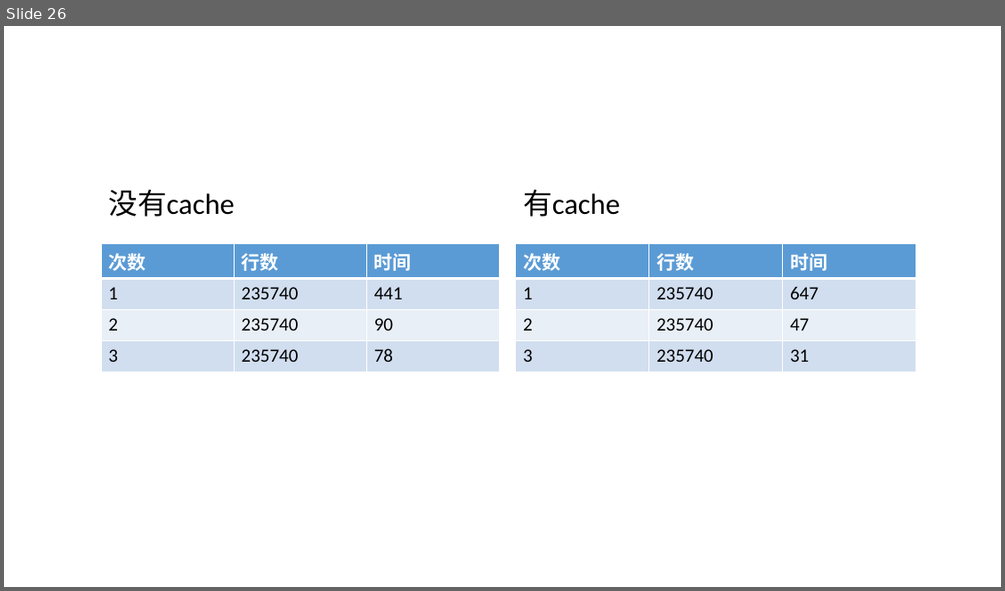
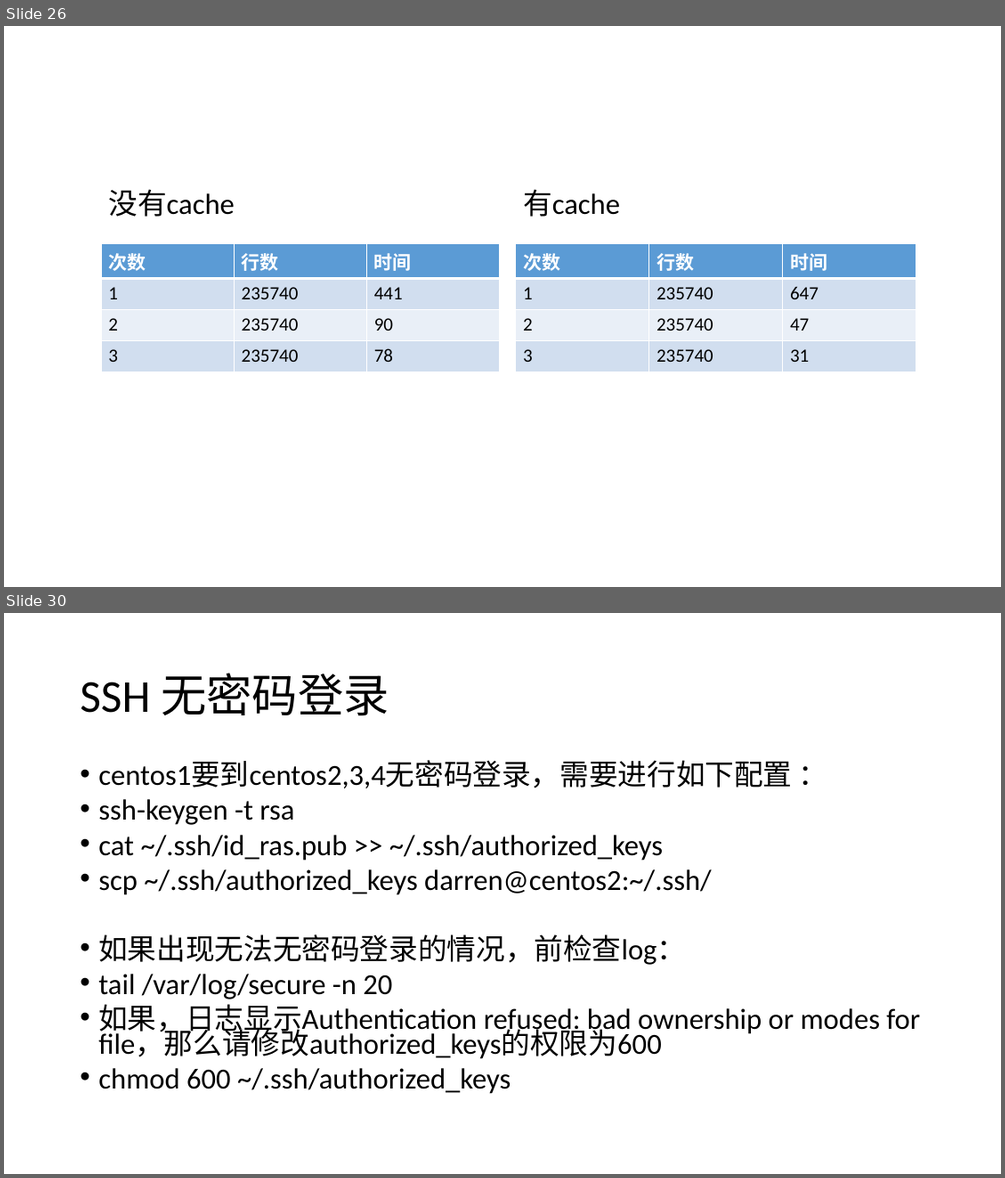
Before and after one commit to zhangpanfeng/darren-spark, a slide deck: doc/Spark.pptx. Shown one above the other, each under a label of ours: slide 26 before the commit, slides 26 and 30 after it; the slides between them are not shown. The pictures are 1005x591 and 1005x1178 pixels, drawn with LibreOffice and Linux fonts; fonts in the diff are those of the drawing. Boxes give left, top, right and bottom in pixels: in the first picture for what was removed or moved away, otherwise in the second. Text is boxed around its words. In the diff, an @@ line names an element or a change of style, - is before the commit and + after.

```diff
--- a/doc/Spark.pptx
+++ b/doc/Spark.pptx
@@ slide 30 added at <box>4,613,1001,1174</box>, background #FFFFFF @@
@@ title added at <box>80,673,389,716</box>, 44 pt, text #000000 @@
+SSH 无密码登录
@@ text added at <box>98,762,920,1094</box>, 28 pt, text #000000 @@
+• centos1要到centos2,3,4无密码登录，需要进行如下配置 ：
+• ssh-keygen -t rsa
+• cat ~/.ssh/id_ras.pub >> ~/.ssh/authorized_keys
+• scp ~/.ssh/authorized_keys darren@centos2:~/.ssh/
+• 如果出现无法无密码登录的情况，前检查log：
+• tail /var/log/secure -n 20
+• 如果，日志显示Authentication refused: bad ownership or modes for file，那么请修改authorized_keys的权限为600
+• chmod 600 ~/.ssh/authorized_keys
```
Also in this commit, not shown: 12 other slides added, 2 slides removed, 8 other files.
